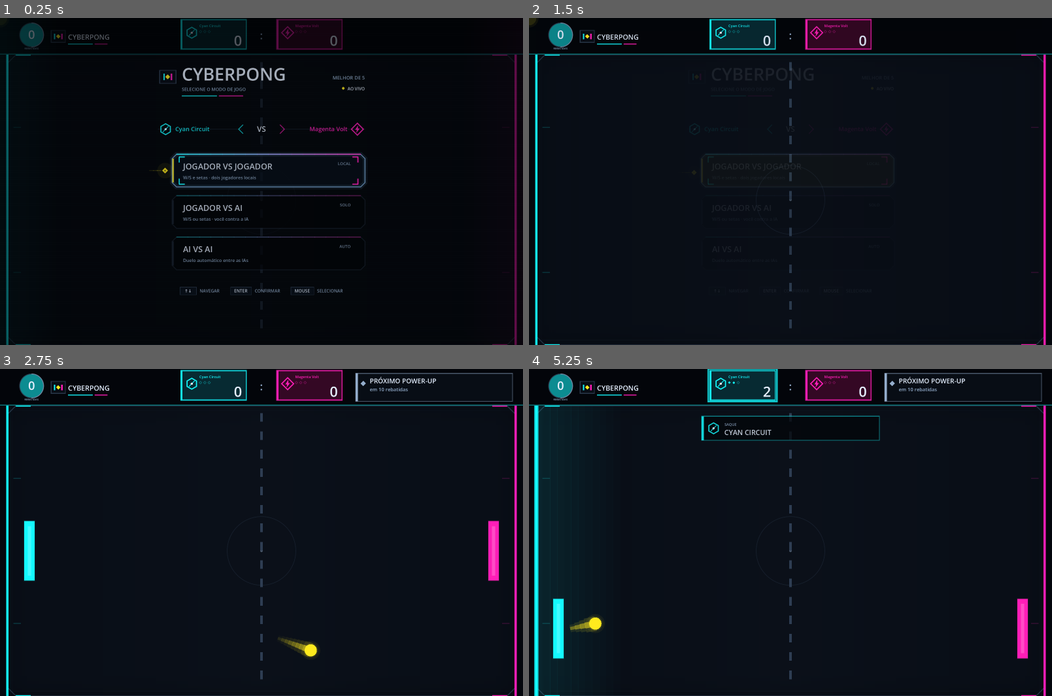
Above: before the commit, frames 1-4 (two rows, left to right).
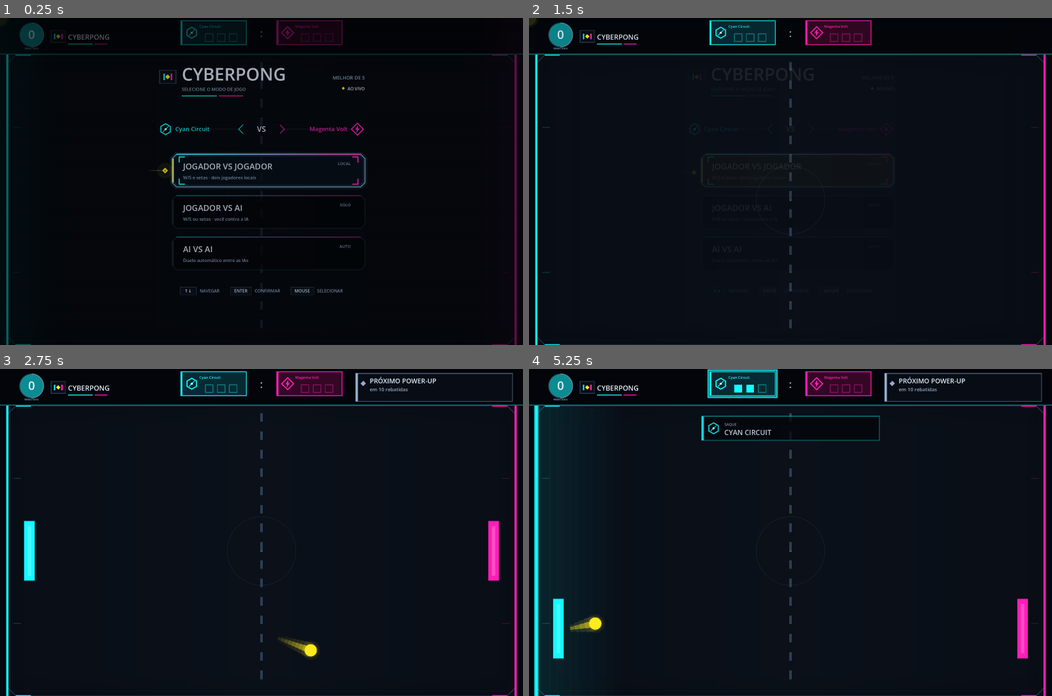
Above: after the commit, the same moments.

Repository: wellingtonlope/cyberpong
Game: Godot game, scene res://main.tscn
Same seed, same stepped clock (60 frames per second), same inputs: the game is played once before the commit and once after it.
Inputs (mouse positions are in pixels of both pictures, inside the frame that each line leads up to):
- Up to frame 1 (0.25 s): no input
- Up to frame 2 (1.5 s): tap Enter at 0.5 s; move the mouse to (905, 165) at 0.52 s; hold Up (ui_up) 0.53-1.25 s; hold Shift 0.53-1.25 s; click (905, 165) at 0.67 s; click (795, 171) at 1.25 s
- Up to frame 3 (2.75 s): drag from (156, 548) to (235, 597) at 2.02 s
- Up to frame 4 (5.25 s): move the mouse to (842, 460) at 2.77 s; hold Up (ui_up) 2.78-3.5 s; tap Ctrl at 2.85 s; drag from (764, 597) to (633, 483) at 3.52 s; move the mouse to (947, 581) at 4.27 s; hold Down (ui_down) 4.28-5 s; tap Keypad Enter at 4.35 s; drag from (633, 483) to (712, 450) at 5.02 s

The runs differ from the first frame. In frame 1, 0.5% of the frame differs, in the area x 34-66%, y 0-10%; in frame 2, 0.9%; in frame 3, 0.9%; in frame 4, 1.0%, in the area x 34-66%, y 0-11%.

Commit message:
feat: show scoreboard with filled point squares

Diff:
--- a/scripts/arena.gd
+++ b/scripts/arena.gd
@@ -531,8 +531,8 @@
 	)
 
 func _draw_score(font: Font, size: Vector2, ui_scale: float) -> void:
-	var card_size := Vector2(120.0, 54.0) * ui_scale
-	var card_y := 3.0 * ui_scale
+	var card_size := Vector2(120.0, 44.0) * ui_scale
+	var card_y := 5.0 * ui_scale
 	var center_x := size.x * 0.5
 	var card_gap := 56.0 * ui_scale
 	var left_card := Rect2(Vector2(center_x - card_size.x - card_gap * 0.5, card_y), card_size)
@@ -547,7 +547,7 @@
 	_draw_team_score(font, right_card, RIGHT_TEAM_NAME, right_score, RIGHT_COLOR, false, ui_scale)
 	draw_string(
 		font,
-		Vector2(center_x - card_gap * 0.5, card_y + 36.0 * ui_scale),
+		Vector2(center_x - card_gap * 0.5, card_y + 30.0 * ui_scale),
 		":",
 		HORIZONTAL_ALIGNMENT_CENTER,
 		card_gap,
@@ -564,11 +564,11 @@
 	is_left: bool,
 	ui_scale: float
 ) -> void:
-	var emblem_center := card.position + Vector2(20.0, 24.0) * ui_scale
+	var emblem_center := card.position + Vector2(20.0, 22.0) * ui_scale
 	_draw_team_emblem(emblem_center, team_color, is_left, ui_scale)
 	draw_string(
 		font,
-		card.position + Vector2(34.0, 14.0) * ui_scale,
+		card.position + Vector2(34.0, 13.0) * ui_scale,
 		team_name,
 		HORIZONTAL_ALIGNMENT_LEFT,
 		card.size.x - 37.0 * ui_scale,
@@ -576,15 +576,6 @@
 		team_color
 	)
 	_draw_score_pips(card, score, team_color, ui_scale)
-	draw_string(
-		font,
-		card.position + Vector2(30.0, 48.0) * ui_scale,
-		str(score),
-		HORIZONTAL_ALIGNMENT_RIGHT,
-		card.size.x - 38.0 * ui_scale,
-		maxi(int(26.0 * ui_scale), 14),
-		TEXT_COLOR
-	)
 	if point_flash_remaining > 0.0 and point_flash_is_left == is_left:
 		var flash_strength := point_flash_remaining / POINT_FLASH_DURATION
 		draw_rect(
@@ -595,20 +586,23 @@
 		)
 
 func _draw_score_pips(card: Rect2, score: int, team_color: Color, ui_scale: float) -> void:
-	for pip_index in range(3):
-		var pip_center := card.position + Vector2(36.0 + float(pip_index) * 8.0, 22.0) * ui_scale
-		var pip_radius := 2.4 * ui_scale
-		var pip := PackedVector2Array([
-			pip_center + Vector2(0.0, -pip_radius),
-			pip_center + Vector2(pip_radius, 0.0),
-			pip_center + Vector2(0.0, pip_radius),
-			pip_center + Vector2(-pip_radius, 0.0),
-			pip_center + Vector2(0.0, -pip_radius),
-		])
+	var pip_count := 3
+	var pip_size := 14.0 * ui_scale
+	var pip_gap := 8.0 * ui_scale
+	var total_width := pip_size * float(pip_count) + pip_gap * float(pip_count - 1)
+	var content_left := card.position.x + 34.0 * ui_scale
+	var content_right := card.end.x - 6.0 * ui_scale
+	var start_x := content_left + (content_right - content_left - total_width) * 0.5
+	var start_y := card.end.y - 6.0 * ui_scale - pip_size
+	for pip_index in range(pip_count):
+		var pip := Rect2(
+			Vector2(start_x + float(pip_index) * (pip_size + pip_gap), start_y),
+			Vector2(pip_size, pip_size)
+		)
 		if pip_index < score:
-			draw_colored_polygon(pip, team_color)
+			draw_rect(pip, team_color)
 		else:
-			draw_polyline(pip, Color(team_color, 0.38), maxf(1.0, ui_scale * 0.8), true)
+			draw_rect(pip, Color(team_color, 0.38), false, maxf(1.0, 1.5 * ui_scale))
 
 func _draw_team_emblem(
 	center: Vector2,
--- a/test/integration/test_visual_verification.gd
+++ b/test/integration/test_visual_verification.gd
@@ -92,7 +92,7 @@
 		var score_half_width: float = (120.0 + 56.0 * 0.5) * ui_scale
 		var cards_left: float = window_size.x * 0.5 - score_half_width
 		var cards_right: float = window_size.x * 0.5 + score_half_width
-		var cards_bottom: float = (3.0 + 54.0) * ui_scale
+		var cards_bottom: float = (5.0 + 44.0) * ui_scale
 		var power_panel_left: float = window_size.x * 0.68
 		var logo_right: float = (125.0 + 150.0) * ui_scale
 
Not shown, changed: README.md
